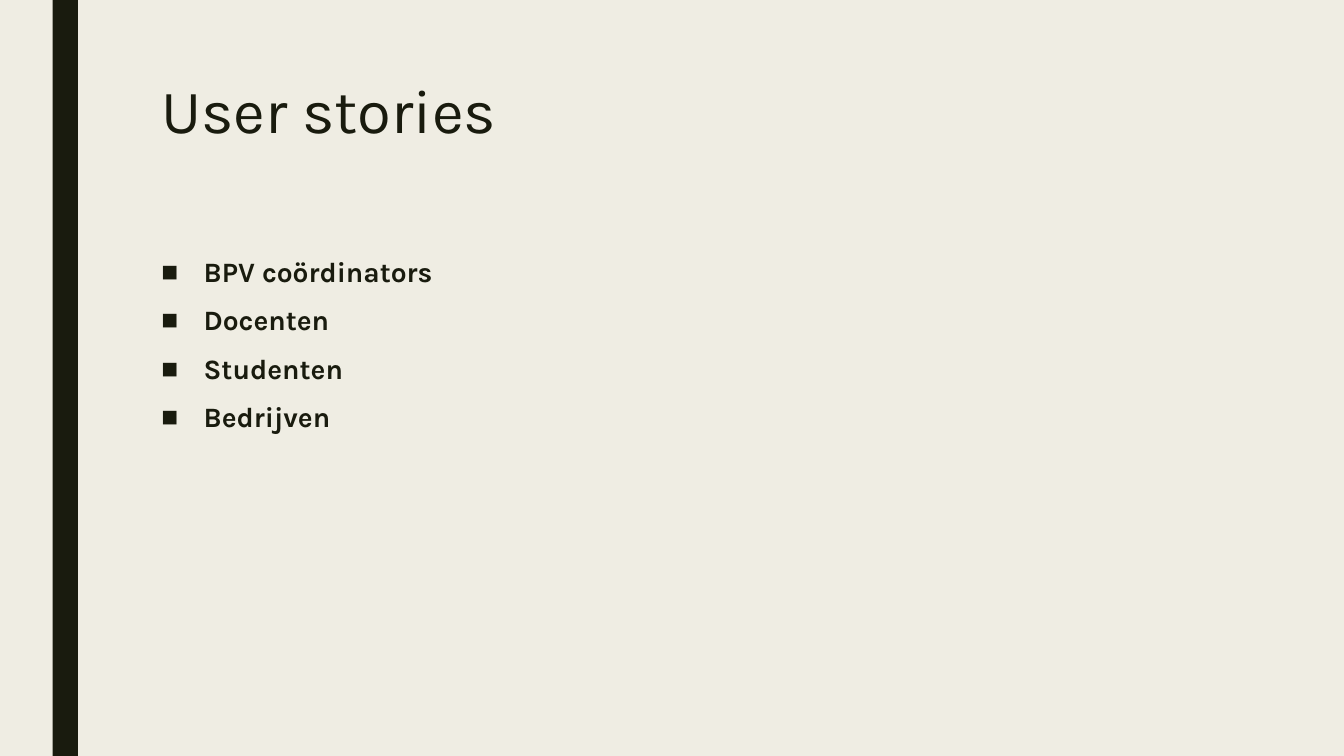
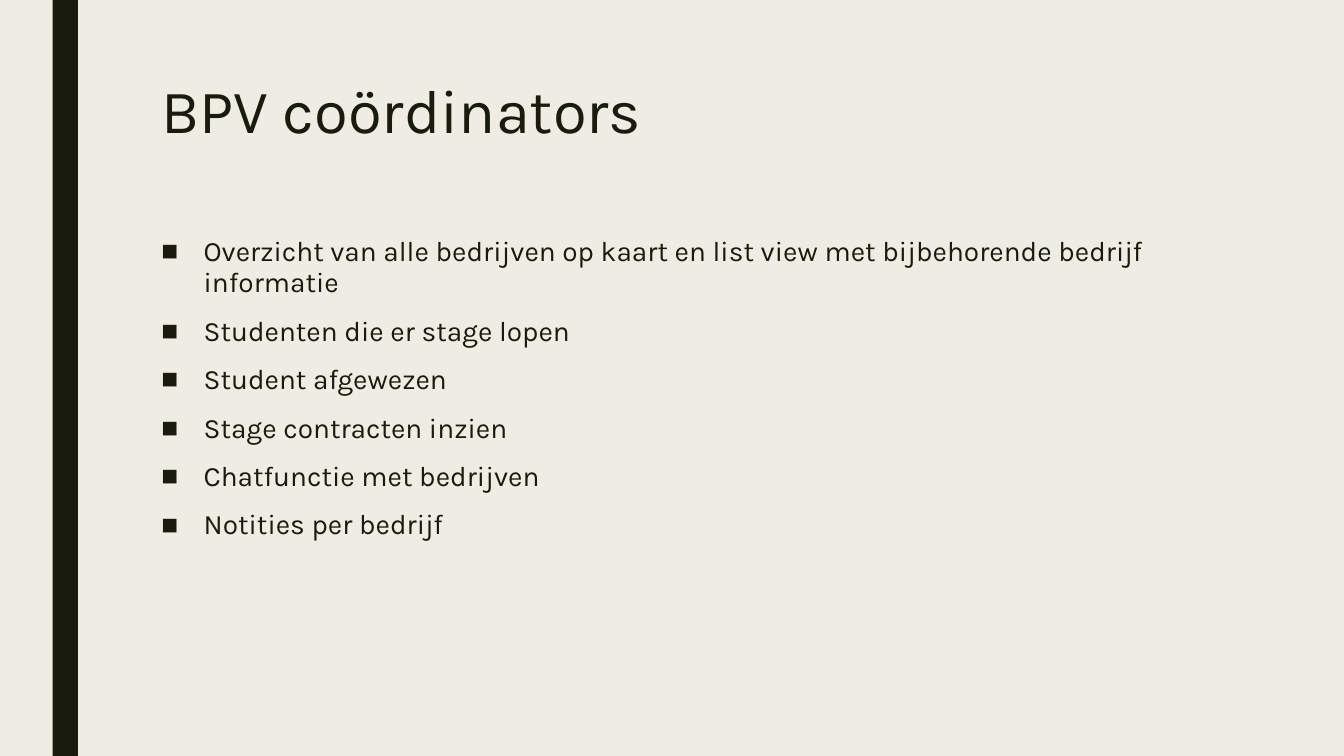
Before and after one commit to Tom0205/StageBeheer, a slide deck: slide 2 of Documenten/PitchPP.pptx (slide 3 before the commit). Drawn at 1344x756 pixels with LibreOffice and Linux fonts; fonts in the diff are those of the drawing. Boxes give left, top, right and bottom in pixels: in the first picture for what was removed or moved away, otherwise in the second. Text is boxed around its words. In the diff, an @@ line names an element or a change of style, - is before the commit and + after.

```diff
--- a/Documenten/PitchPP.pptx
+++ b/Documenten/PitchPP.pptx
@@ title at (161,90,641,134): text changed @@
-User stories
+BPV coördinators
@@ text at (204,241,1142,541): text changed; bold off @@
-■ BPV coördinators
-■ Docenten
-■ Studenten
-■ Bedrijven
+■ Overzicht van alle bedrijven op kaart en list view met bijbehorende bedrijf informatie
+■ Studenten die er stage lopen
+■ Student afgewezen
+■ Stage contracten inzien
+■ Chatfunctie met bedrijven
+■ Notities per bedrijf
```
Also in this commit, not shown: 4 slides added, 2 slides removed, 1 other file.
